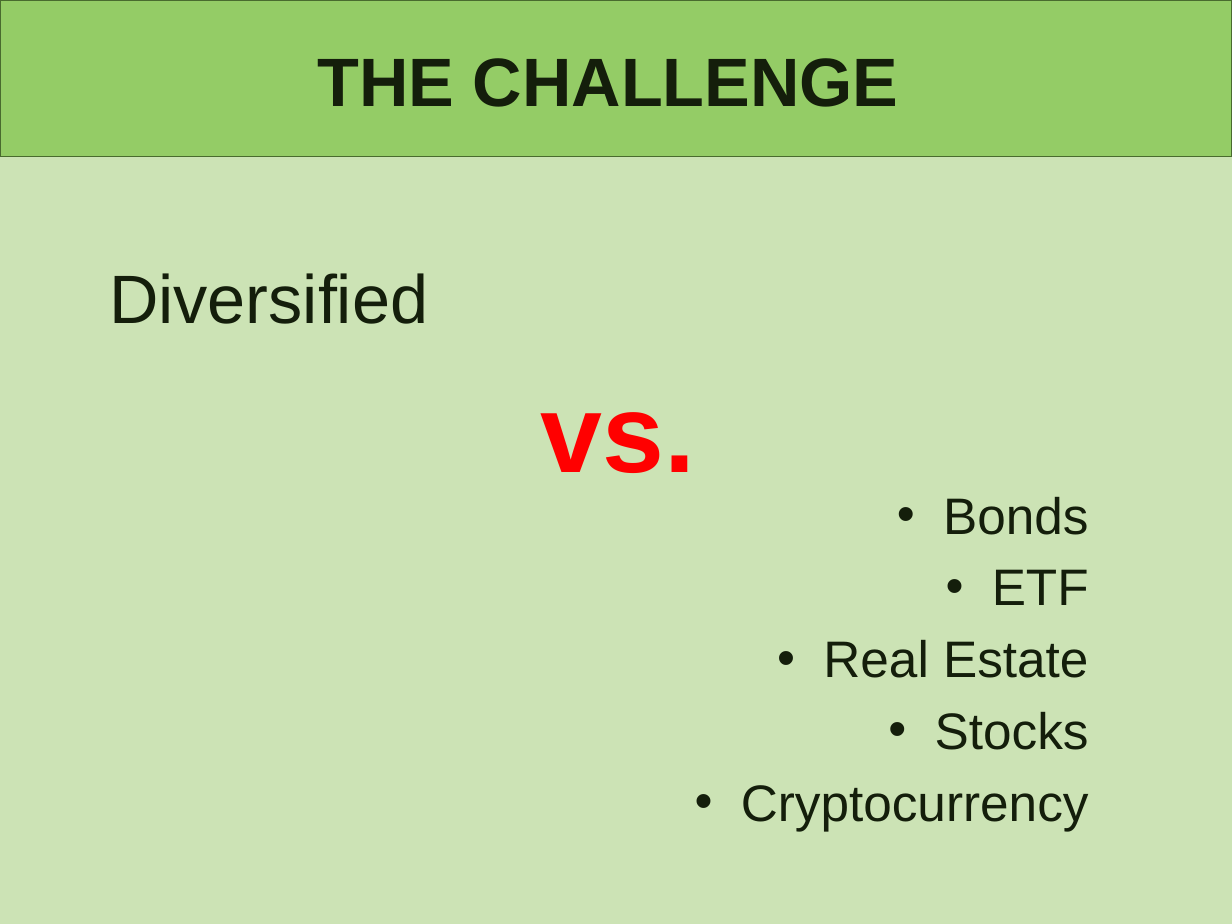
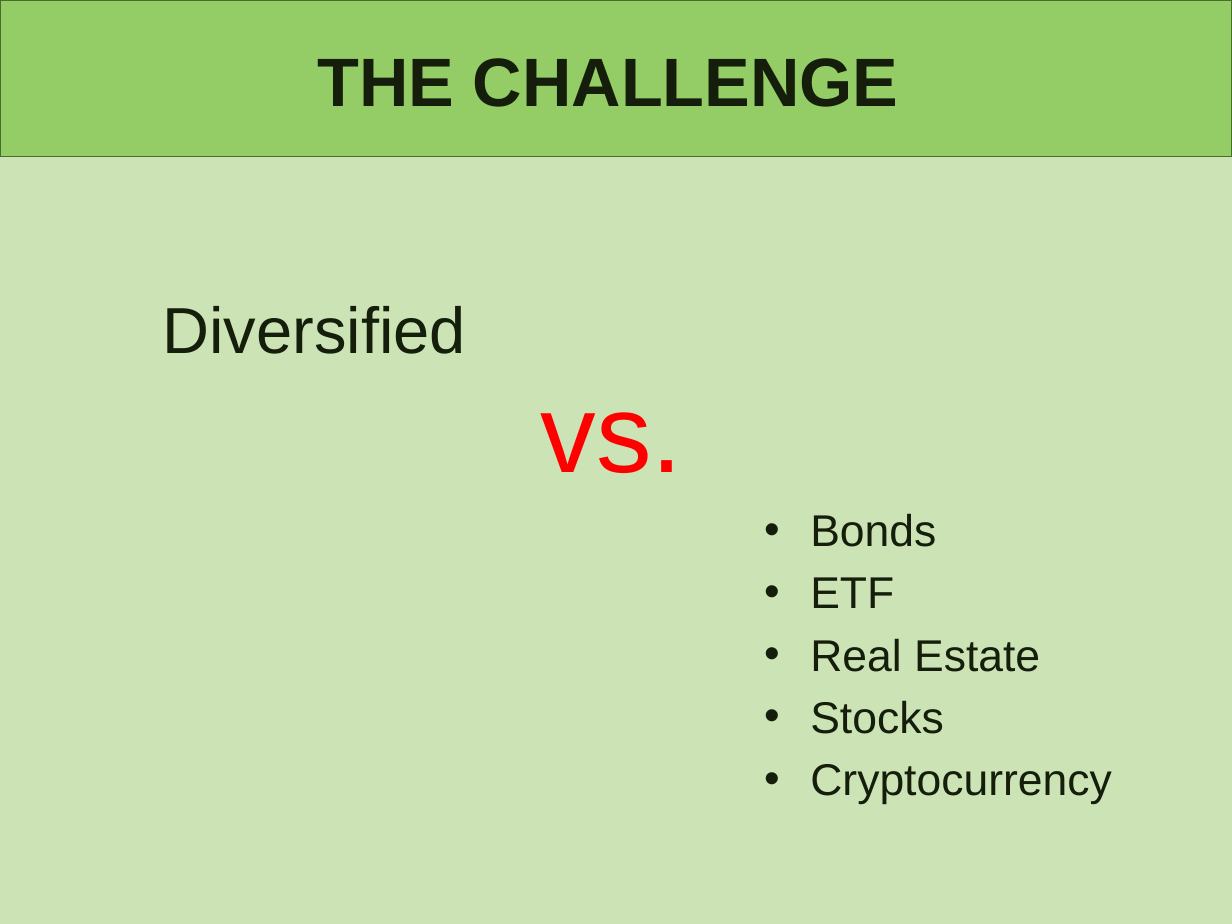
Before and after one commit to lindseyhardouin/Challenging_the_Status_Quo, a slide deck: slide 2 of presentation/P1- Challening the Status Quo.pptx. Drawn at 1232x924 pixels with LibreOffice and Linux fonts; fonts in the diff are those of the drawing. Boxes give left, top, right and bottom in pixels: in the first picture for what was removed or moved away, otherwise in the second. Text is boxed around its words. In the diff, an @@ line names an element or a change of style, - is before the commit and + after.

```diff
--- a/presentation/P1- Challening the Status Quo.pptx
+++ b/presentation/P1- Challening the Status Quo.pptx
@@ text "Diversified": place and size @@
-text "Diversified" at [109, 273, 428, 324]
+text "Diversified" at [162, 306, 465, 354]
@@ text "Diversified" at [162, 306, 465, 354]: size 40 to 38 pt @@
@@ text "vs." at [541, 412, 683, 473]: bold off @@
@@ text "Bonds": place and size @@
-text "Bonds" at [741, 497, 1089, 831]
+text "Bonds" at [810, 513, 1111, 804]
@@ text "Bonds" at [810, 513, 1111, 804]: size 30 to 26 pt; alignment right to left @@
```
Also in this commit, not shown: 5 other slides changed, 7 slides removed.
